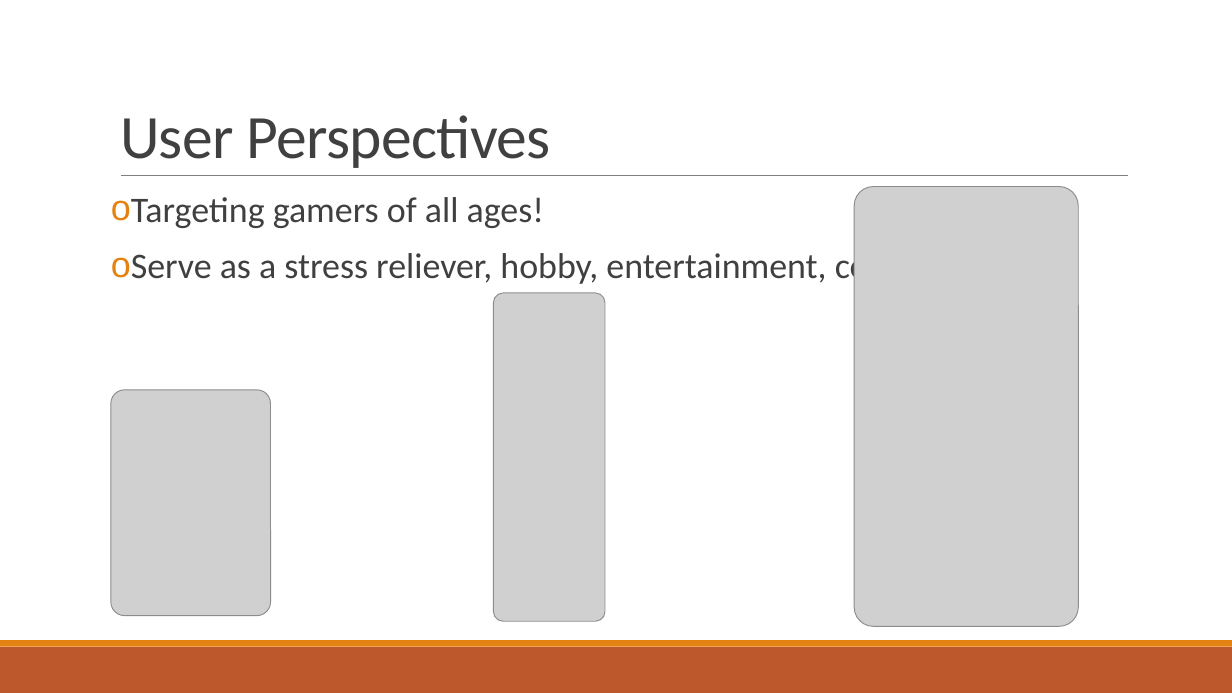
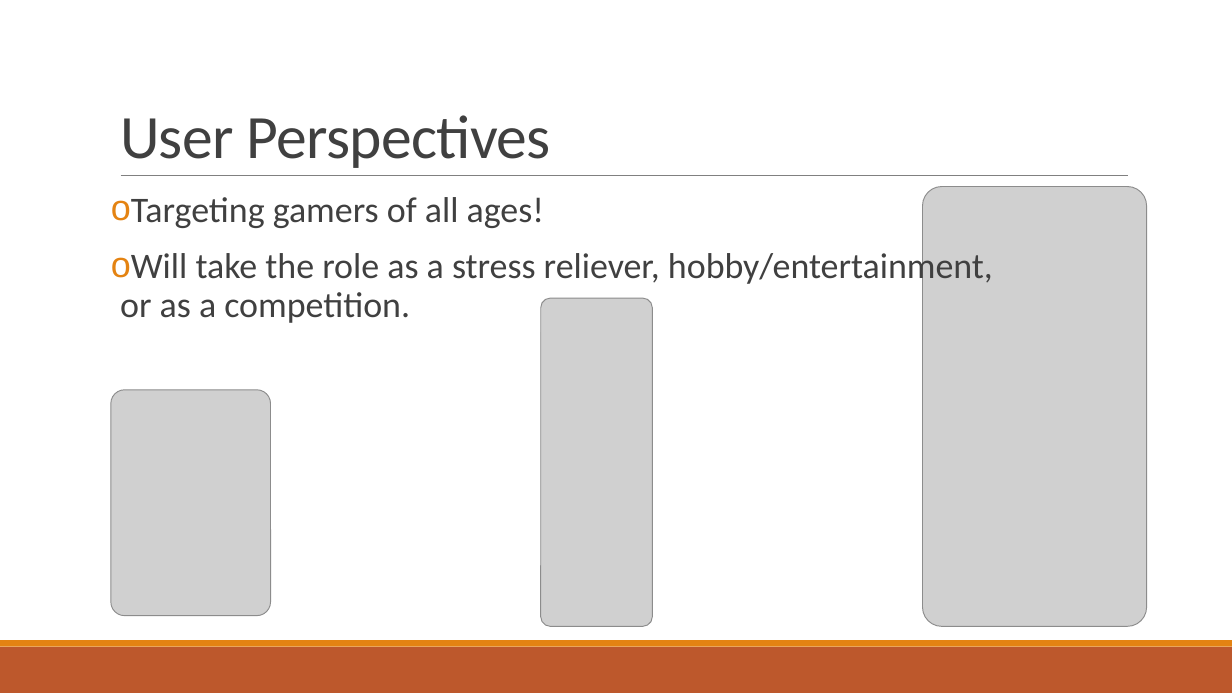
Before and after one commit to jonnynabors/Belly-Of-The-Beast, a slide deck: slide 5 of Documentation/UnityGameRequirementsPPT.pptx (slide 6 before the commit). Drawn at 1232x693 pixels with LibreOffice and Linux fonts; fonts in the diff are those of the drawing; grey boxes stand for pictures. Boxes give left, top, right and bottom in pixels: in the first picture for what was removed or moved away, otherwise in the second. Text is boxed around its words. In the diff, an @@ line names an element or a change of style, - is before the commit and + after.

Commit message:
Added some content to slides.  Also reformatted some pictures and grammar.

```diff
--- a/Documentation/UnityGameRequirementsPPT.pptx
+++ b/Documentation/UnityGameRequirementsPPT.pptx
@@ picture moved from (x1=854, y1=187, x2=1079, y2=627) to (x1=922, y1=187, x2=1147, y2=627) @@
@@ text at (x1=120, y1=249, x2=993, y2=323): text changed @@
-o Serve as a stress reliever, hobby, entertainment, competition
+o Will take the role as a stress reliever, hobby/entertainment, or as a competition.
@@ picture moved from (x1=494, y1=293, x2=605, y2=621) to (x1=541, y1=299, x2=653, y2=627) @@
```
Also in this commit, not shown: 3 other slides changed, 1 slide removed.
